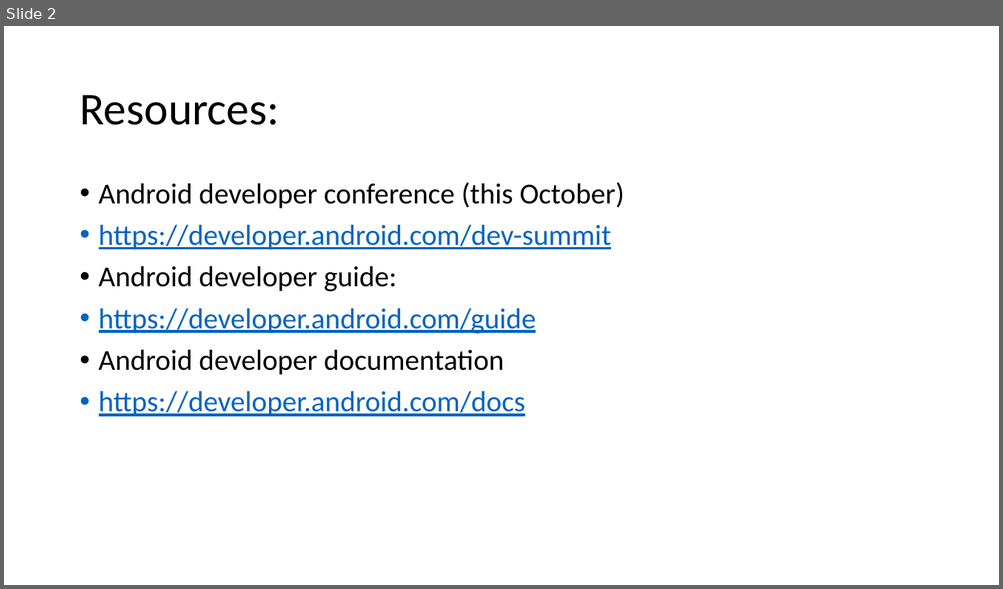
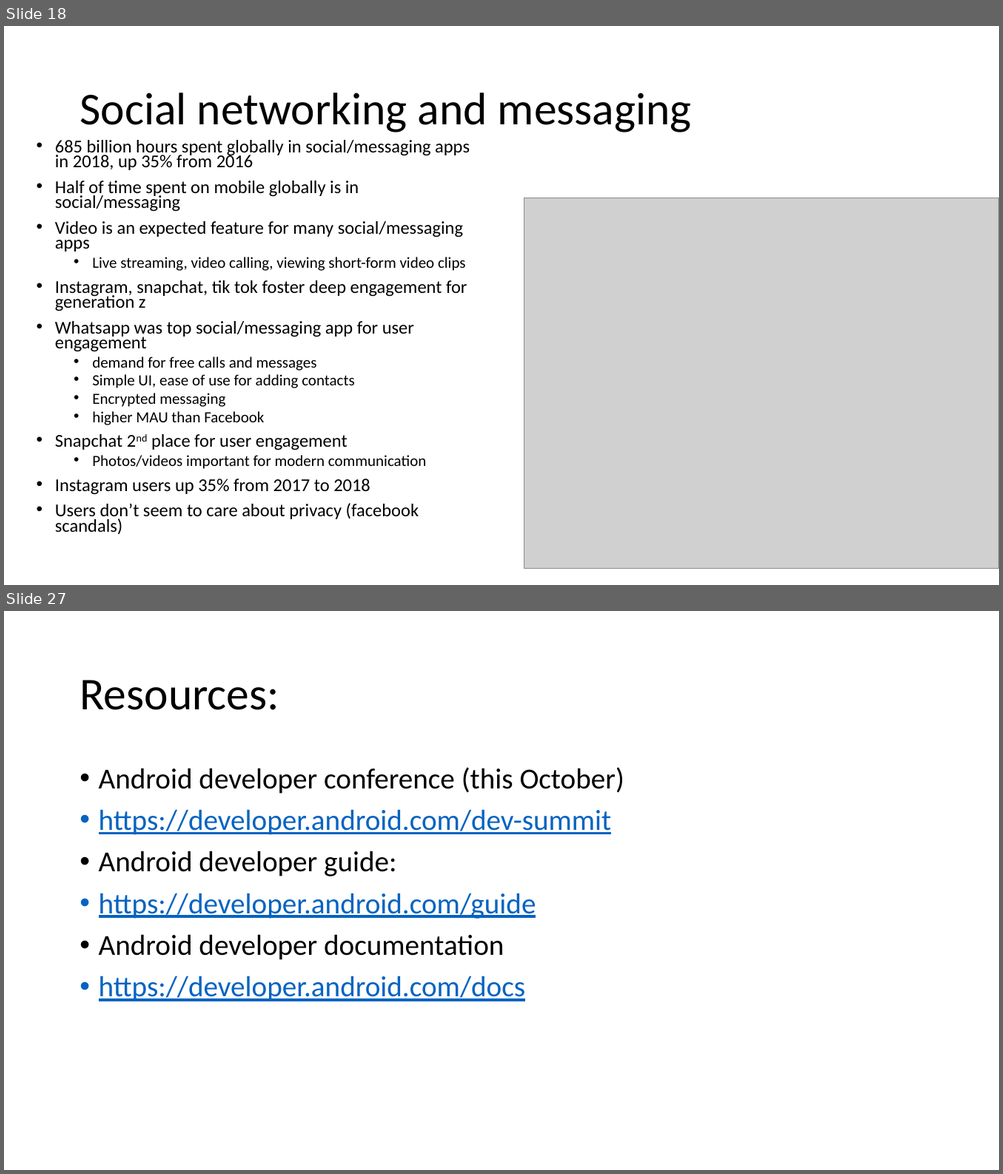
Before and after one commit to russellu/cs230, a slide deck: Lecture_First.pptx. Shown one above the other, each under a label of ours: slide 2 before the commit, slides 18 and 27 after it; the slides between them are not shown. The pictures are 1003x589 and 1003x1174 pixels, drawn with LibreOffice and Linux fonts; fonts in the diff are those of the drawing; grey boxes stand for pictures. Boxes give left, top, right and bottom in pixels: in the first picture for what was removed or moved away, otherwise in the second. Text is boxed around its words. In the diff, an @@ line names an element or a change of style, - is before the commit and + after.

```diff
--- a/Lecture_First.pptx
+++ b/Lecture_First.pptx
@@ slide 18 added at bbox=[4, 26, 999, 585], background #FFFFFF @@
@@ title added at bbox=[79, 93, 691, 133], 44 pt, text #000000 @@
+Social networking and messaging
@@ text added at bbox=[55, 140, 469, 534], 17.5 pt, text #000000 @@
+• 685 billion hours spent globally in social/messaging apps in 2018, up 35% from 2016
+• Half of time spent on mobile globally is in social/messaging
+• Video is an expected feature for many social/messaging apps
+  • Live streaming, video calling, viewing short-form video clips
+• Instagram, snapchat, tik tok foster deep engagement for generation z
+• Whatsapp was top social/messaging app for user engagement
+  • demand for free calls and messages
+  • Simple UI, ease of use for adding contacts
+  • Encrypted messaging
+  • higher MAU than Facebook
+• Snapchat 2nd place for user engagement
+  • Photos/videos important for modern communication
+• Instagram users up 35% from 2017 to 2018
+• Users don’t seem to care about privacy (facebook scandals)
@@ picture added at bbox=[524, 198, 999, 568] @@
@@ what was slide 2 is now slide 27 @@
```
Also in this commit, not shown: 2 slides changed, 24 other slides added, 3 other files.
